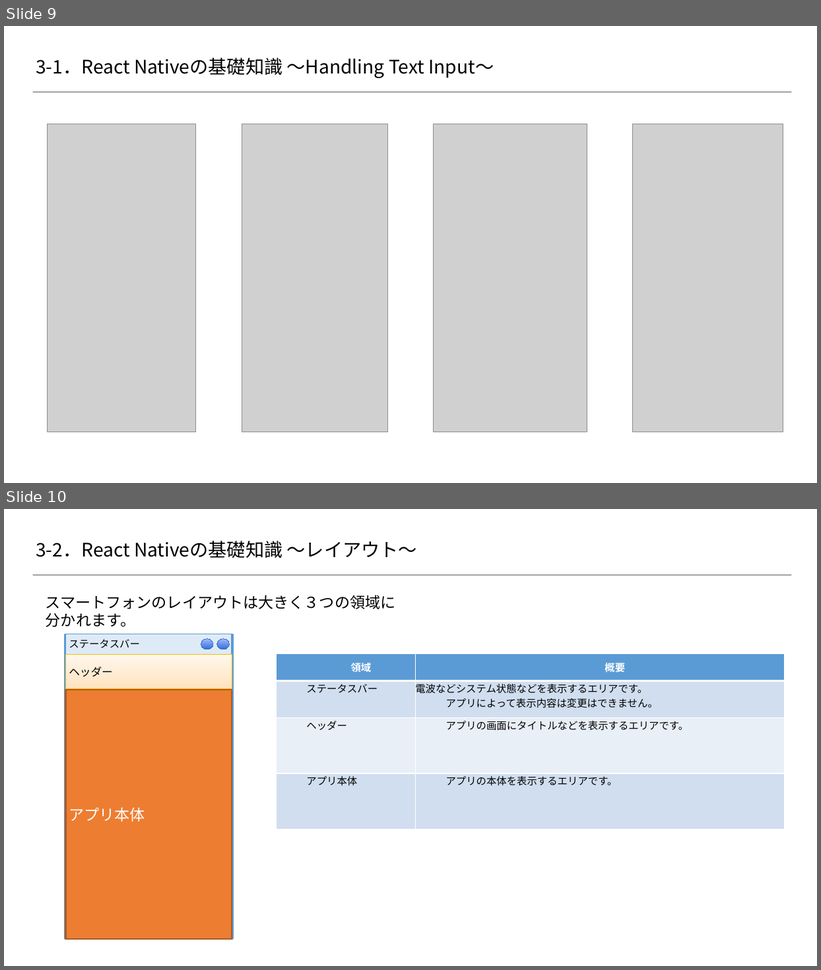
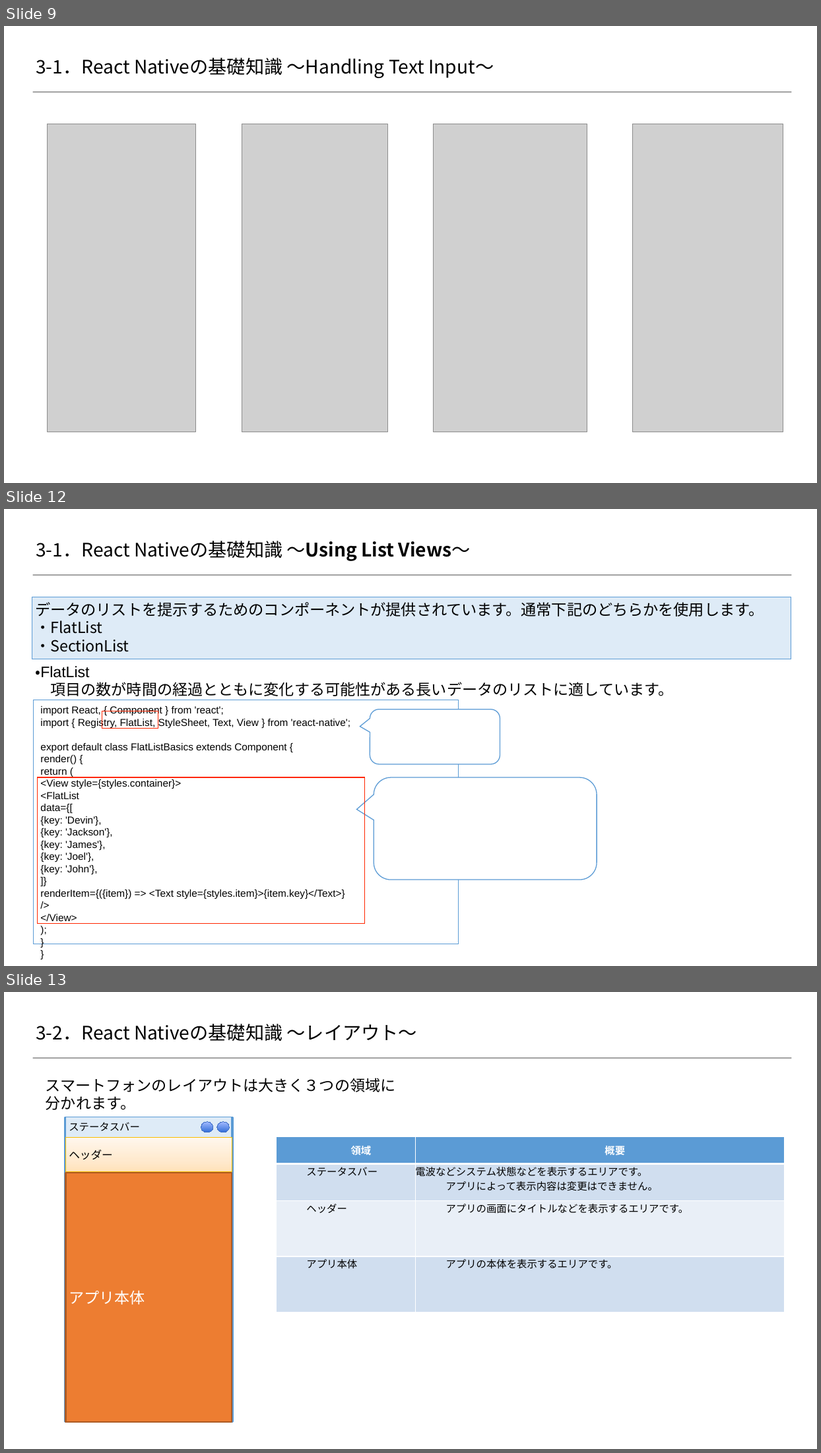
Before and after one commit to 2018SYSTEMI34/diary, a slide deck: doc/02_SlideShare/01.ネタ/３_ReactNative基礎知識/react-native.pptx. Shown one above the other, each under a label of ours: slides 9 and 10 before the commit, slides 9, 12 and 13 after it; the slides between them are not shown. The pictures are 821x970 and 821x1453 pixels, drawn with LibreOffice and Linux fonts; fonts in the diff are those of the drawing; grey boxes stand for pictures; background and template pictures are left out. Boxes give left, top, right and bottom in pixels: in the first picture for what was removed or moved away, otherwise in the second. Text is boxed around its words. In the diff, an @@ line names an element or a change of style, - is before the commit and + after.

Commit message:
ReactNative基礎知識_追加ページ２
ReactNative基礎知識_追加ページ２

```diff
--- a/doc/02_SlideShare/01.ネタ/３_ReactNative基礎知識/react-native.pptx
+++ b/doc/02_SlideShare/01.ネタ/３_ReactNative基礎知識/react-native.pptx
@@ slide 12 added at bbox=[4, 509, 817, 966], background #FFFFFF; not listed: 1 template element that a slide beside it also shows @@
@@ title added at bbox=[36, 541, 471, 561], 22 pt, text #000000 @@
+3-1．React Nativeの基礎知識 ～Using List Views～
@@ text added at bbox=[32, 597, 791, 659], fill #DEEBF7, outline #5B9BD5 1 pt, 18 pt, text #000000 @@
+データのリストを提示するためのコンポーネントが提供されています。通常下記のどちらかを使用します。
+・FlatList
+・SectionList
@@ text added at bbox=[35, 666, 673, 696], 18 pt, text #000000 @@
+・FlatList
+項目の数が時間の経過とともに変化する可能性がある長いデータのリストに適しています。
@@ rectangle added at bbox=[33, 700, 459, 945], fill #FFFFFF, outline #5B9BD5 1 pt @@
@@ text added at bbox=[40, 706, 350, 921], 12 pt, text #000000 @@
+import React, { Component } from 'react';
+import { Registry, FlatList, StyleSheet, Text, View } from 'react-native';
+export default class FlatListBasics extends Component {
+render() {
+return (
+<View style={styles.container}>
+<FlatList
+data={[
+{key: 'Devin'},
+{key: 'Jackson'},
+{key: 'James'},
+{key: 'Joel'},
+{key: 'John'},
+]}
+renderItem={({item}) => <Text style={styles.item}>{item.key}</Text>}
+/>
+</View>
+);
+}
+}
@@ rectangle added at bbox=[102, 712, 158, 729], outline #FF2600 1 pt @@
@@ rounded speech box added at bbox=[370, 710, 500, 764], fill #FFFFFF, outline #5B9BD5 1 pt @@
@@ rectangle added at bbox=[38, 778, 365, 924], outline #FF2600 1 pt @@
@@ rounded speech box added at bbox=[374, 778, 597, 881], fill #FFFFFF, outline #5B9BD5 1 pt @@
@@ what was slide 10 is now slide 13 @@
```
Also in this commit, not shown: 7 slides changed, 2 other slides added.
